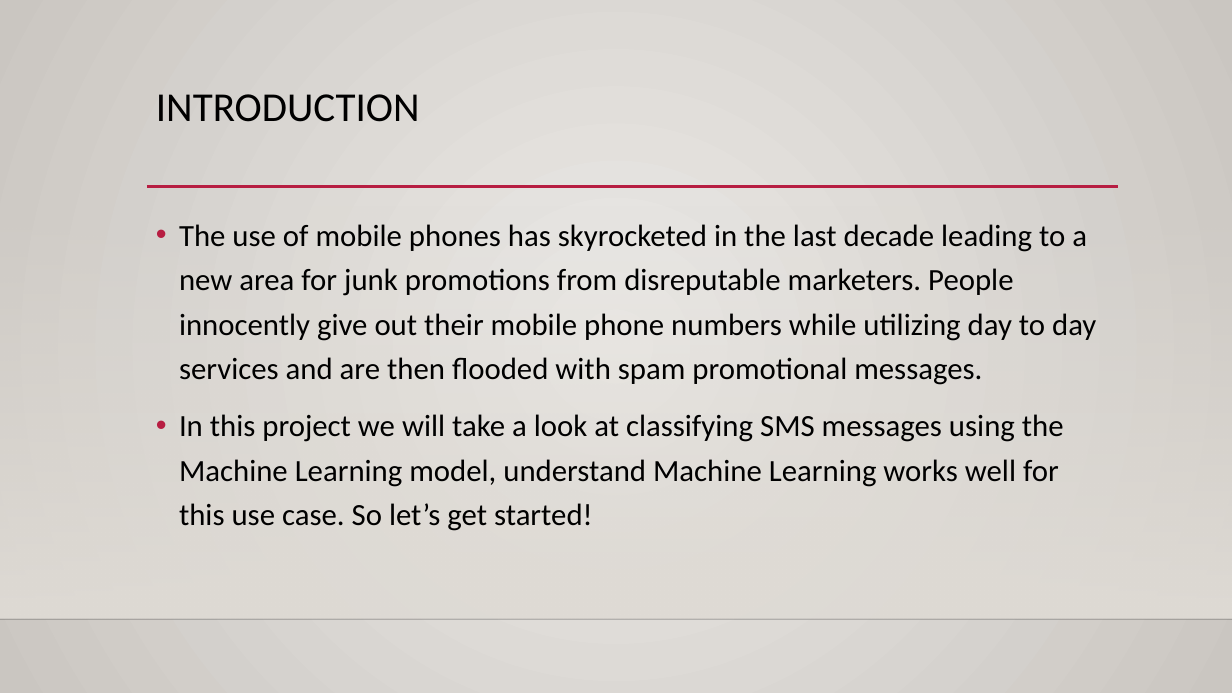
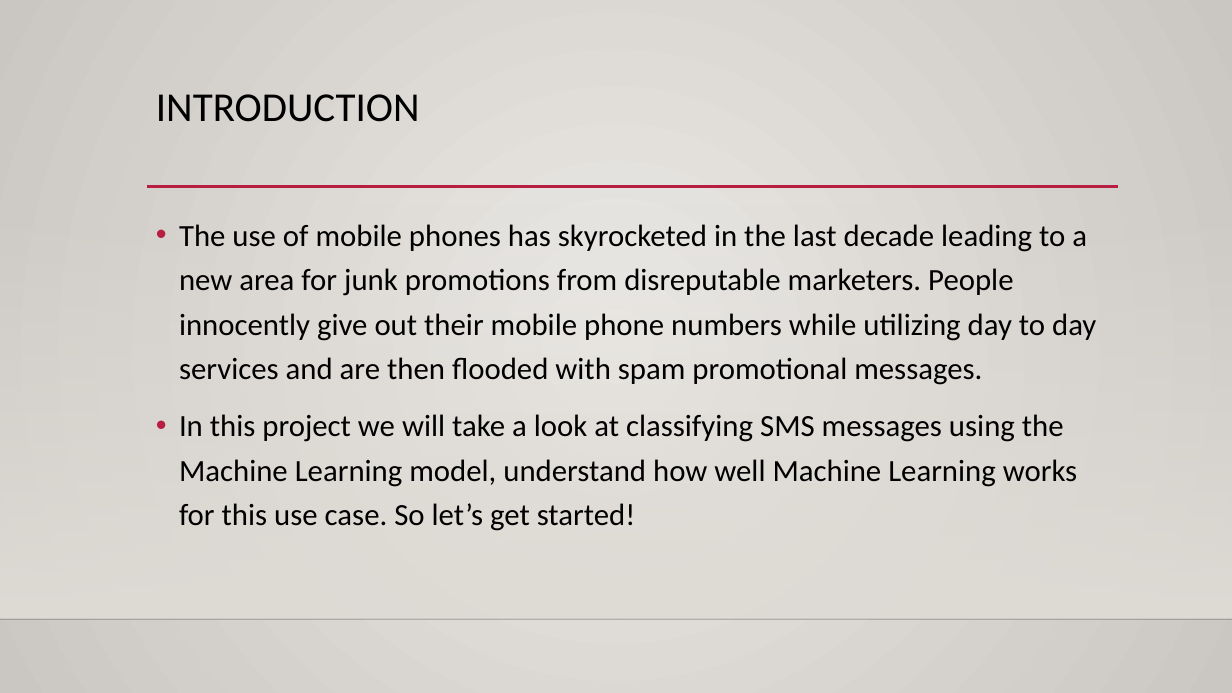
Before and after one commit to sunilkumarmano/Machine-Learning-Projects, a slide deck: slide 2 of Naive Bayes Classification - SMS Spam Detection/SMS Spam Detection - Machine Learning Intermediate Project.pptx. Drawn at 1232x693 pixels with LibreOffice and Linux fonts; fonts in the diff are those of the drawing; background and template pictures are left out. Boxes give left, top, right and bottom in pixels: in the first picture for what was removed or moved away, otherwise in the second. Text is boxed around its words. In the diff, an @@ line names an element or a change of style, - is before the commit and + after.

```diff
--- a/Naive Bayes Classification - SMS Spam Detection/SMS Spam Detection - Machine Learning Intermediate Project.pptx
+++ b/Naive Bayes Classification - SMS Spam Detection/SMS Spam Detection - Machine Learning Intermediate Project.pptx
@@ text at bbox=[179, 414, 1077, 531]: text changed @@
-• In this project we will take a look at classifying SMS messages using the Machine Learning model, understand Machine Learning works well for this use case. So let’s get started!
+• In this project we will take a look at classifying SMS messages using the Machine Learning model, understand how well Machine Learning works for this use case. So let’s get started!
```
Also in this commit, not shown: 1 other slide changed, 3 slides added.
